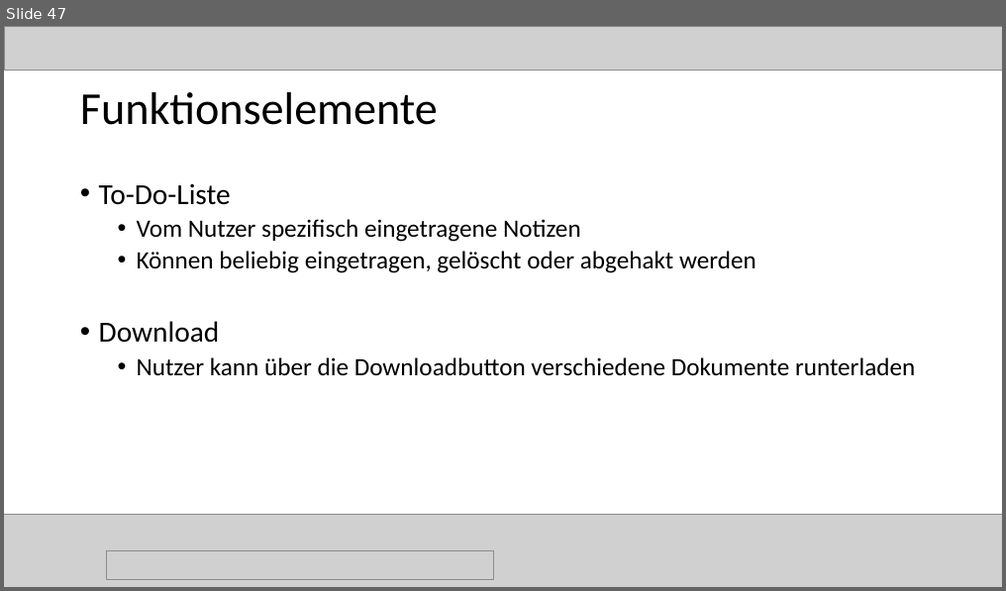
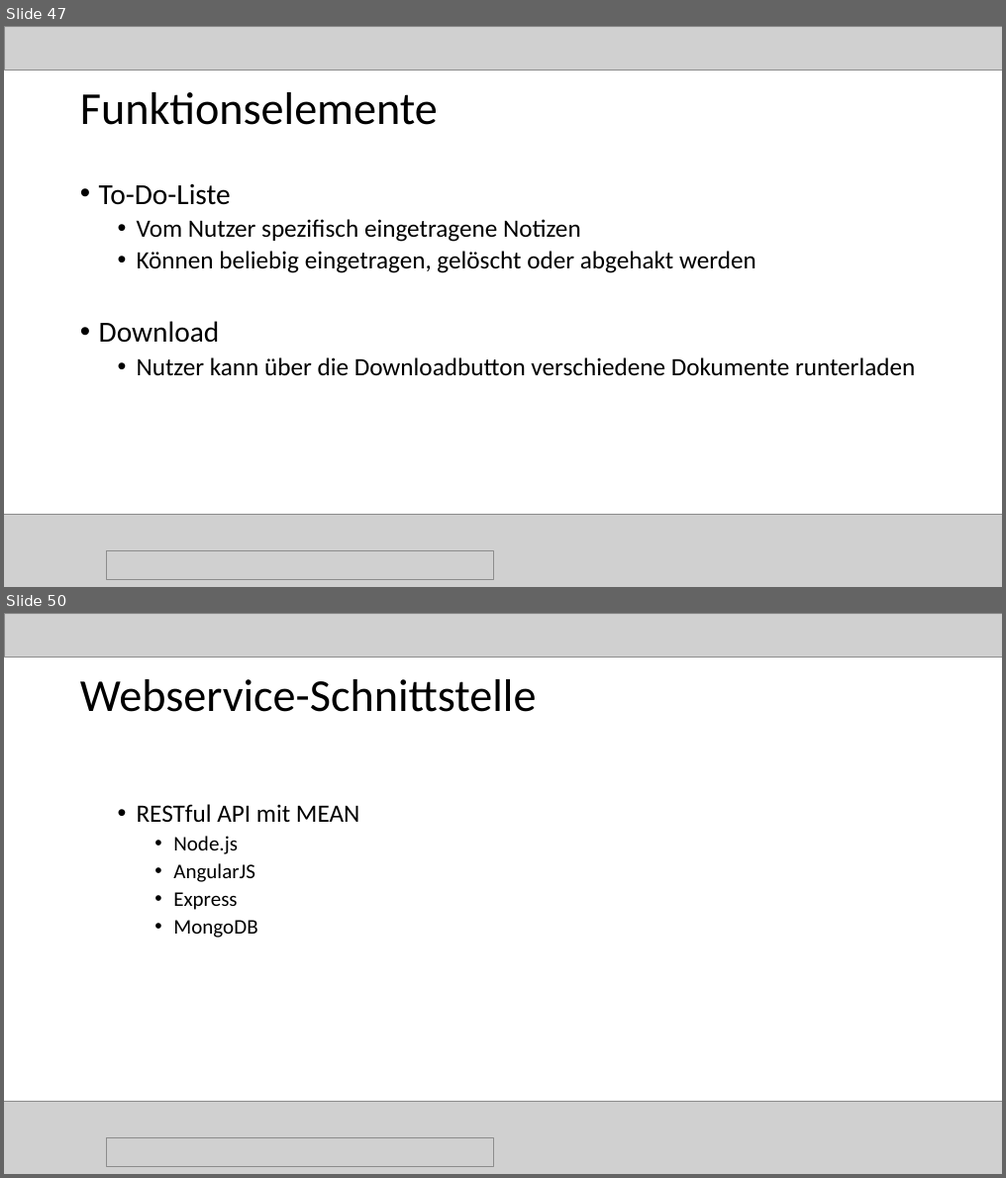
Before and after one commit to magharmi/StudentenFuerStudenten, a slide deck: websitePPneu.pptx. Shown one above the other, each under a label of ours: slide 47 before the commit, slides 47 and 50 after it; the slides between them are not shown. The pictures are 1006x591 and 1006x1178 pixels, drawn with LibreOffice and Linux fonts; fonts in the diff are those of the drawing; grey boxes stand for pictures. Boxes give left, top, right and bottom in pixels: in the first picture for what was removed or moved away, otherwise in the second. Text is boxed around its words. In the diff, an @@ line names an element or a change of style, - is before the commit and + after.

```diff
--- a/websitePPneu.pptx
+++ b/websitePPneu.pptx
@@ slide 50 added at bbox=[4, 613, 1002, 1174], background #FFFFFF @@
@@ picture added at bbox=[4, 613, 1002, 657] @@
@@ title added at bbox=[80, 679, 537, 712], 44 pt, text #000000 @@
+Webservice-Schnittstelle
@@ text added at bbox=[137, 804, 359, 938], 20 pt, text #000000 @@
+  • RESTful API mit MEAN
+    • Node.js
+    • AngularJS
+    • Express
+    • MongoDB
@@ picture added at bbox=[4, 1101, 1002, 1174] @@
@@ picture added at bbox=[106, 1138, 494, 1167] @@
```
Also in this commit, not shown: 4 slides changed, 1 other slide added, 1 slide removed.
